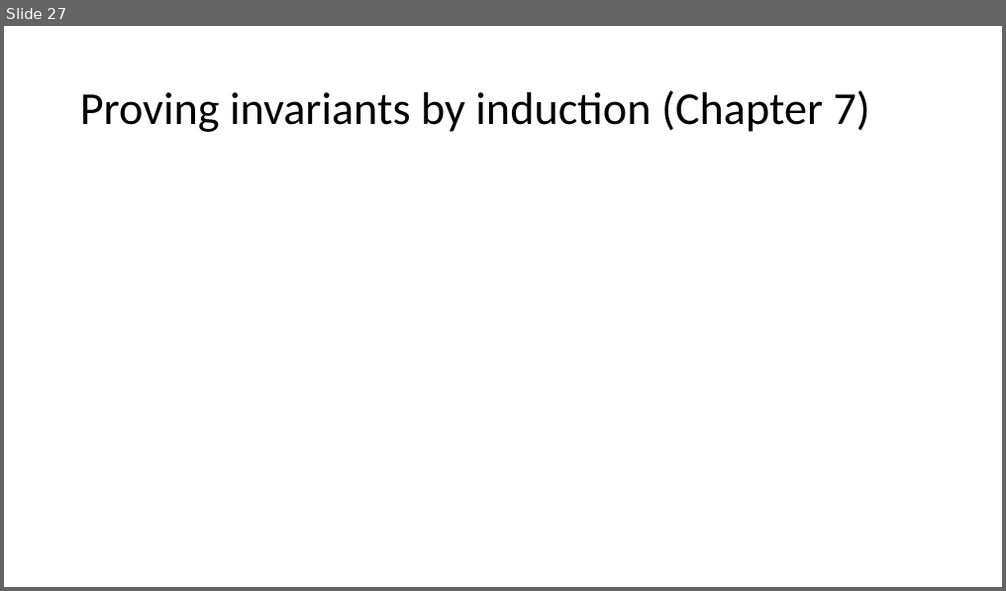
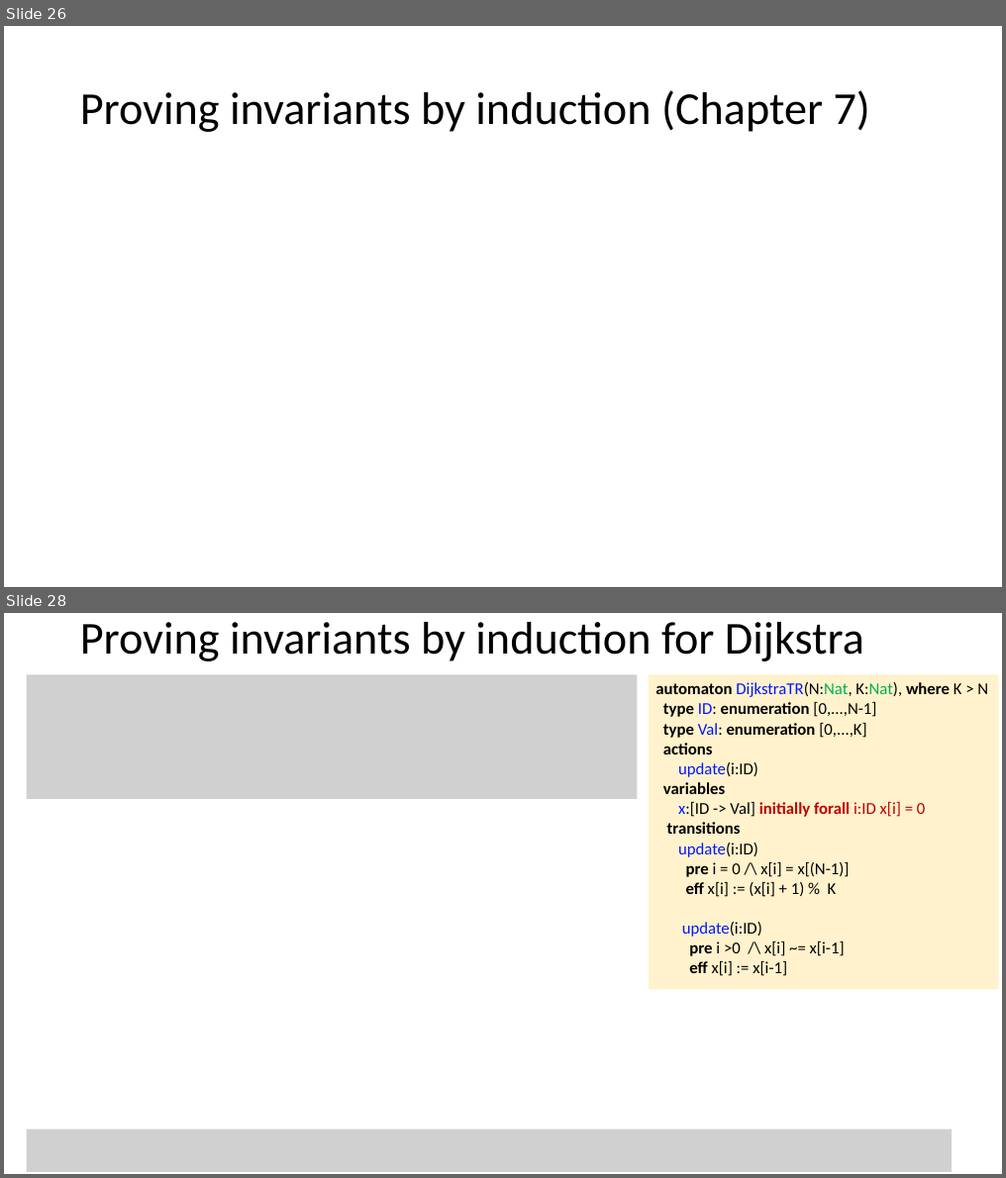
Before and after one commit to sayanmitracode/cpsbooksite, a slide deck: Slides/ModelingComputation.pptx. Shown one above the other, each under a label of ours: slide 27 before the commit, slides 26 and 28 after it; the slides between them are not shown. The pictures are 1006x591 and 1006x1178 pixels, drawn with LibreOffice and Linux fonts; fonts in the diff are those of the drawing; grey boxes stand for pictures. Boxes give left, top, right and bottom in pixels: in the first picture for what was removed or moved away, otherwise in the second. Text is boxed around its words. In the diff, an @@ line names an element or a change of style, - is before the commit and + after.

```diff
--- a/Slides/ModelingComputation.pptx
+++ b/Slides/ModelingComputation.pptx
@@ slide 28 added at bbox=[4, 613, 1002, 1174], background #FFFFFF @@
@@ title added at bbox=[80, 622, 864, 662], 44 pt, text #000000 @@
+Proving invariants by induction for Dijkstra
@@ picture added at bbox=[27, 674, 638, 799] @@
@@ rectangle added at bbox=[648, 674, 999, 989], fill #FFF2CC, 16 pt, text #000000 @@
+automaton DijkstraTR(N:Nat, K:Nat), where K > N
+type ID: enumeration [0,...,N-1]
+type Val: enumeration [0,...,K]
+actions
+update(i:ID)
+variables
+x:[ID -> Val] initially forall i:ID x[i] = 0
+transitions
+update(i:ID)
+pre i = 0 /\ x[i] = x[(N-1)]
+eff x[i] := (x[i] + 1) % K
+update(i:ID)
+pre i >0 /\ x[i] ~= x[i-1]
+eff x[i] := x[i-1]
@@ picture added at bbox=[27, 1130, 951, 1172] @@
@@ what was slide 27 is now slide 26 @@
```
Also in this commit, not shown: 9 slides changed, 2 other slides added, 3 other files.
